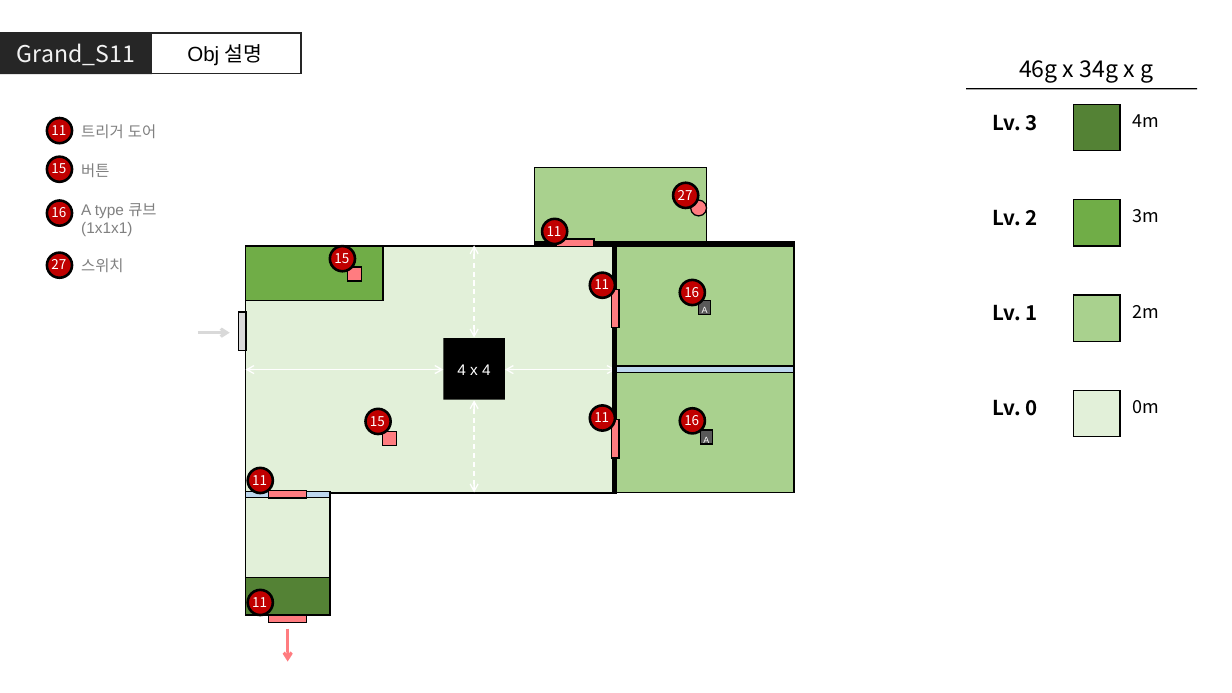
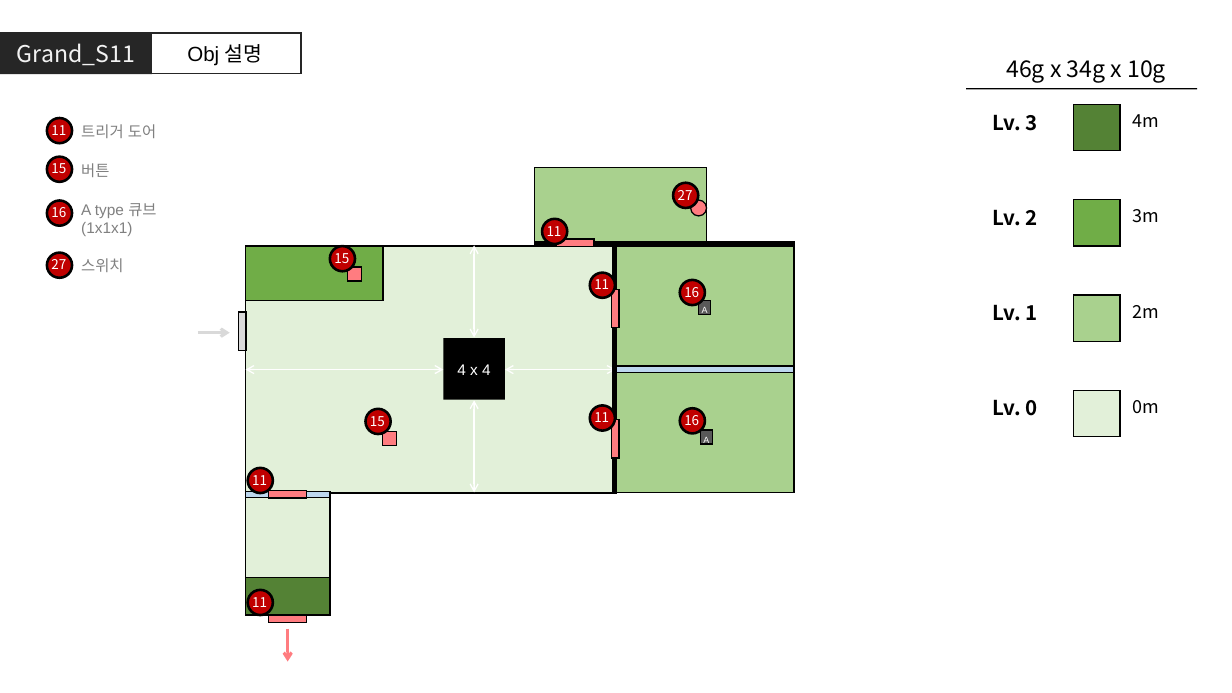
Before and after one commit to GGMGangsterHamster/GangsterHamster, a slide deck: slide 20 of Documents/Grand_Stage.pptx. Drawn at 1232x693 pixels with LibreOffice and Linux fonts; fonts in the diff are those of the drawing. Boxes give left, top, right and bottom in pixels: in the first picture for what was removed or moved away, otherwise in the second. Text is boxed around its words. In the diff, an @@ line names an element or a change of style, - is before the commit and + after.

```diff
--- a/Documents/Grand_Stage.pptx
+++ b/Documents/Grand_Stage.pptx
@@ text at box(1006, 60, 1166, 82): text changed @@
-46g x 34g x g
+46g x 34g x 10g
@@ double arrow (474, 246) - (474, 337): stroke #FFFFFF 1 pt dashed to #FFFFFF 1 pt @@
@@ double arrow (474, 400) - (474, 493): stroke #FFFFFF 1 pt dashed to #FFFFFF 1 pt @@
```
Also in this commit, not shown: 4 other slides changed.
